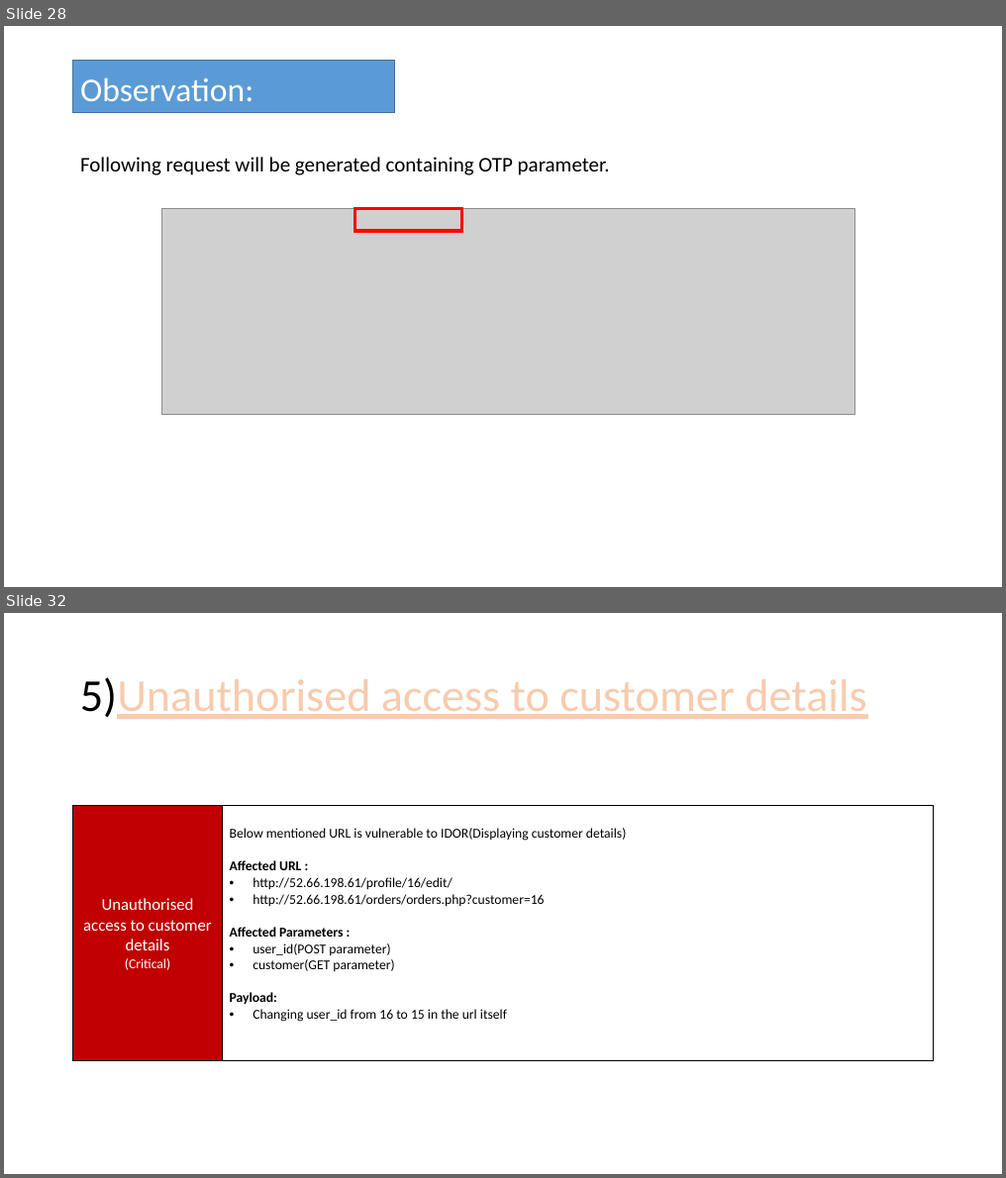
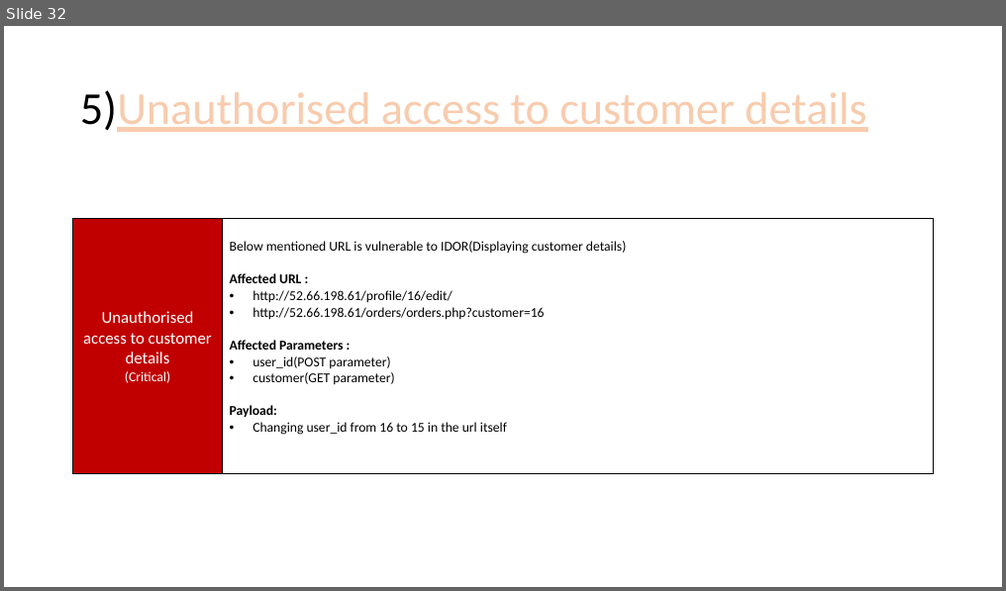
Before and after one commit to RocktimRajkumar/CEH-hack-a-thon, a slide deck: reports/Lifestyle Store/LifeStyle Store Application Reports.pptx. Shown one above the other, each under a label of ours: slides 28 and 32 before the commit, slide 32 after it; the slides between them are not shown. The pictures are 1006x1178 and 1006x591 pixels, drawn with LibreOffice and Linux fonts; fonts in the diff are those of the drawing; grey boxes stand for pictures. Boxes give left, top, right and bottom in pixels: in the first picture for what was removed or moved away, otherwise in the second. Text is boxed around its words. In the diff, an @@ line names an element or a change of style, - is before the commit and + after.

```diff
--- a/reports/Lifestyle Store/LifeStyle Store Application Reports.pptx
+++ b/reports/Lifestyle Store/LifeStyle Store Application Reports.pptx
@@ slide 28 removed at (4, 26, 1002, 587), background #FFFFFF @@
@@ title removed at (73, 60, 395, 112) @@
-Observation:
@@ text removed at (80, 157, 610, 175) @@
-Following request will be generated containing OTP parameter.
@@ picture removed at (162, 209, 855, 414) @@
@@ rectangle removed at (355, 209, 462, 231) @@
```
Also in this commit, not shown: 24 slides changed, 3 slides added, 2 other slides removed, 1 other file.
